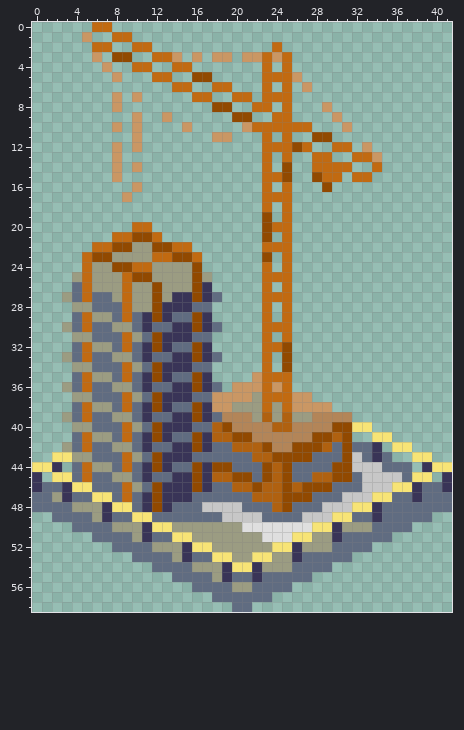
Pixel-art file: assets/buildings/repair-crew-1.aseprite. Above: the version before the commit.
42x59 pixels, 1 frame.
The result:
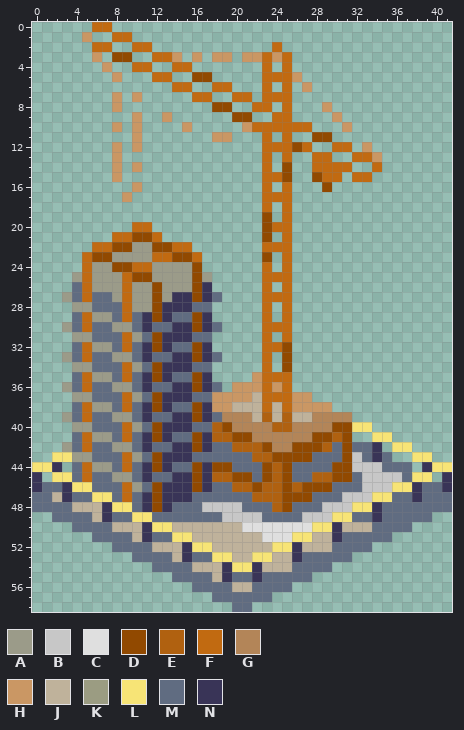
Palette (. is transparent): A #9b9b89  B #c7c7c7  C #dfdfdf  D #914900  E #b06110  F #c16a11  G #b38558  H #ca9764  J #bfb29b  K #9b9c82  L #f7e476  M #606c81  N #393457
The author wrote: update building/tile colors to not blend in
Edits made:
Layers "Building", "Ground":
y 22: x 10..11 KK -> AA
y 23: x 8..11 KKKK -> AAAA
y 24: x 6..7 KK -> AA; x 12..15 KKKK -> AAAA
y 25: x 4 K -> A; x 6..8 KKK -> AAA; x 12..15 KKKK -> AAAA; x 17 K -> A
y 26: x 6..8 KKK -> AAA; x 10..11 KK -> AA; x 13..15 KKK -> AAA
y 27: x 3 K -> A; x 8 K -> A; x 10..11 KK -> AA; x 13 K -> A
y 28: x 4..5 KK -> AA; x 10..11 KK -> AA
y 29: x 6..7 KK -> AA
y 30: x 3 K -> A; x 8..9 KK -> AA
y 31: x 4..5 KK -> AA; x 10 K -> A
y 32: x 6..7 KK -> AA
y 33: x 3 K -> A; x 8..9 KK -> AA
y 34: x 4..5 KK -> AA; x 10 K -> A
y 35: x 6..7 KK -> AA
y 36: x 3 K -> A; x 8..9 KK -> AA
y 37: x 4..5 KK -> AA; x 10 K -> A; x 22 K -> J
y 38: x 6..7 KK -> AA; x 20..22 KKK -> JJJ; x 24 K -> J
y 39: x 3 K -> A; x 8..9 KK -> AA; x 22 K -> J; x 24 K -> J; x 26..27 KK -> JJ
y 40: x 4..5 KK -> AA; x 10 K -> A
y 41: x 6..7 KK -> AA
y 42: x 3 K -> A; x 8..9 KK -> AA
y 43: x 4..5 KK -> AA; x 10 K -> A
y 44: x 6..7 KK -> AA
y 45: x 8..9 KK -> AA
y 46: x 10 K -> A
y 47: x 2 K -> J
y 48: x 4..6 KKK -> JJJ
y 49: x 6 K -> J
y 50: x 8..10 KKK -> JJJ; x 14..20 KKKKKKK -> JJJJJJJ; x 31..33 KKK -> JJJ
y 51: x 10 K -> J; x 16..22 KKKKKKK -> JJJJJJJ; x 28..29 KK -> JJ
y 52: x 12..14 KKK -> JJJ; x 18..23 KKKKKK -> JJJJJJ; x 27..29 KKK -> JJJ
y 53: x 14 K -> J; x 20..21 KK -> JJ; x 24..25 KK -> JJ
y 54: x 16..18 KKK -> JJJ; x 23..25 KKK -> JJJ
y 55: x 18 K -> J
y 56: x 20..21 KK -> JJ
